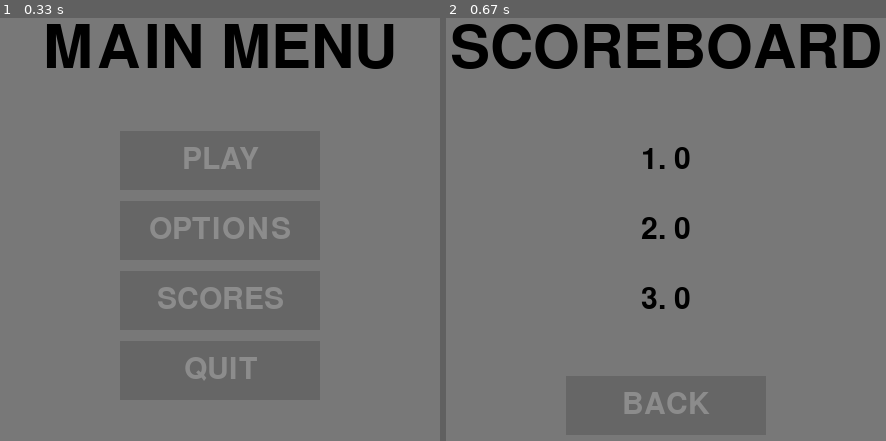
Above: before the commit, frames 1-2 (left to right).
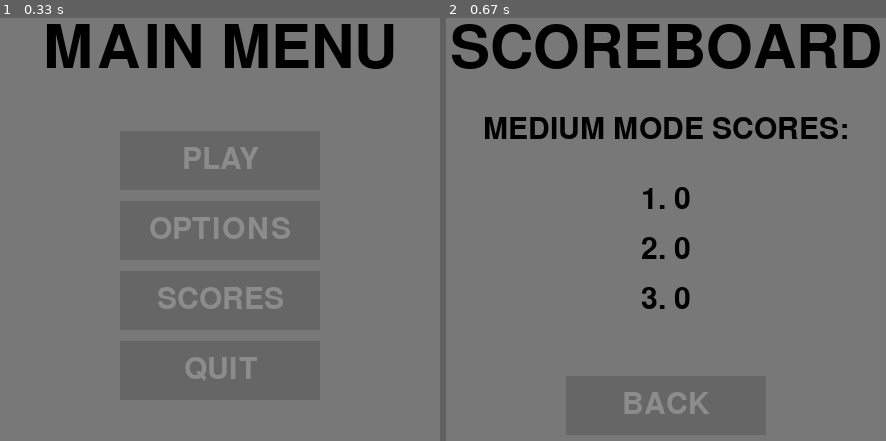
Above: after the commit, the same moments.

Repository: EricNohara/PyGame-Snake
Game: pygame game, started from main.py
The game is run twice, just before and just after one commit, with the same random seed, the same clock (stepped at 60 frames per second) and the same inputs.
Inputs:
- Up to frame 1 (0.33 s): no input
- Up to frame 2 (0.67 s): click "SCORES" at 0.38 s

Frame 1 is identical in both runs. In frame 2, 3.2% of the frame differs, in the area x 8-92%, y 23-57%.

Commit message:
added functionality for multiple different scoreboards depending on the current mode (Easy, medium, hard, random). Implemented this through use of a dictionary as a global variabe

Diff:
--- a/globvars.py
+++ b/globvars.py
@@ -14,10 +14,14 @@
 DOWN = (0, 1)
 LEFT = (-1, 0)
 RIGHT = (1, 0)
-SCORES = [0,0,0]
+SCORES = {}
+SCORES["EASY"] = [0,0,0]
+SCORES["MEDIUM"] = [0,0,0]
+SCORES["HARD"] = [0,0,0]
+SCORES["RANDOM"] = [0,0,0]
 SETTING = "MEDIUM"
+DIFFICULTY_SETTING = 10
 
-DIFFICULTY_SETTING = 10
 font = pg.font.Font('freesansbold.ttf', 30)
 menu_font = pg.font.Font('freesansbold.ttf', 60)
 screen = pg.display.set_mode(SIZE)      # set the screen
--- a/main.py
+++ b/main.py
@@ -19,7 +19,7 @@
         self.direction = random.choice([UP, DOWN, LEFT, RIGHT])     # initial direction is random
         self.color = green
         self.score = 0
-        self.scores = SCORES
+        self.scores = SCORES[SETTING]
 
     def get_head_pos(self):
         return self.positions[0]
@@ -77,7 +77,7 @@
                     pg.mixer.Sound.play(click)
                     self.reset()
                     global SCORES
-                    SCORES = self.scores
+                    SCORES[SETTING] = self.scores
                     main_menu()
 
 class Food(object):
@@ -217,14 +217,16 @@
 
         SCOREBOARD_TEXT = menu_font.render("SCOREBOARD", True, black)
         SCOREBOARD_RECT = SCOREBOARD_TEXT.get_rect(center=(WIDTH/2, 60))
-        SCORE_ONE = font.render("1. {0}".format(SCORES[2]), True, black)
-        SCORE_ONE_RECT = SCORE_ONE.get_rect(center=(WIDTH/2, HEIGHT/2-70))
-        SCORE_TWO = font.render("2. {0}".format(SCORES[1]), True, black)
-        SCORE_TWO_RECT = SCORE_ONE.get_rect(center=(WIDTH/2, HEIGHT/2))
-        SCORE_THREE = font.render("3. {0}".format(SCORES[0]), True, black)
+        SETTING_MSG = font.render("{} MODE SCORES:".format(SETTING),True,black)
+        SETTING_MSG_RECT = SETTING_MSG.get_rect(center=(WIDTH/2, HEIGHT/2-100))
+        SCORE_ONE = font.render("1. {0}".format(SCORES[SETTING][2]), True, black)
+        SCORE_ONE_RECT = SCORE_ONE.get_rect(center=(WIDTH/2, HEIGHT/2-30))
+        SCORE_TWO = font.render("2. {0}".format(SCORES[SETTING][1]), True, black)
+        SCORE_TWO_RECT = SCORE_ONE.get_rect(center=(WIDTH/2, HEIGHT/2+20))
+        SCORE_THREE = font.render("3. {0}".format(SCORES[SETTING][0]), True, black)
         SCORE_THREE_RECT = SCORE_ONE.get_rect(center=(WIDTH/2, HEIGHT/2+70))
 
-        for (text, rect) in [(SCOREBOARD_TEXT, SCOREBOARD_RECT),(SCORE_ONE, SCORE_ONE_RECT),(SCORE_TWO, SCORE_TWO_RECT),(SCORE_THREE, SCORE_THREE_RECT)]:
+        for (text, rect) in [(SCOREBOARD_TEXT, SCOREBOARD_RECT),(SETTING_MSG, SETTING_MSG_RECT),(SCORE_ONE, SCORE_ONE_RECT),(SCORE_TWO, SCORE_TWO_RECT),(SCORE_THREE, SCORE_THREE_RECT)]:
             screen.blit(text, rect)
 
         BACK_BUTTON = Button(image=pg.image.load("assets/Btn-Rect2.png"), pos=(WIDTH/2, HEIGHT/2 + 175),
